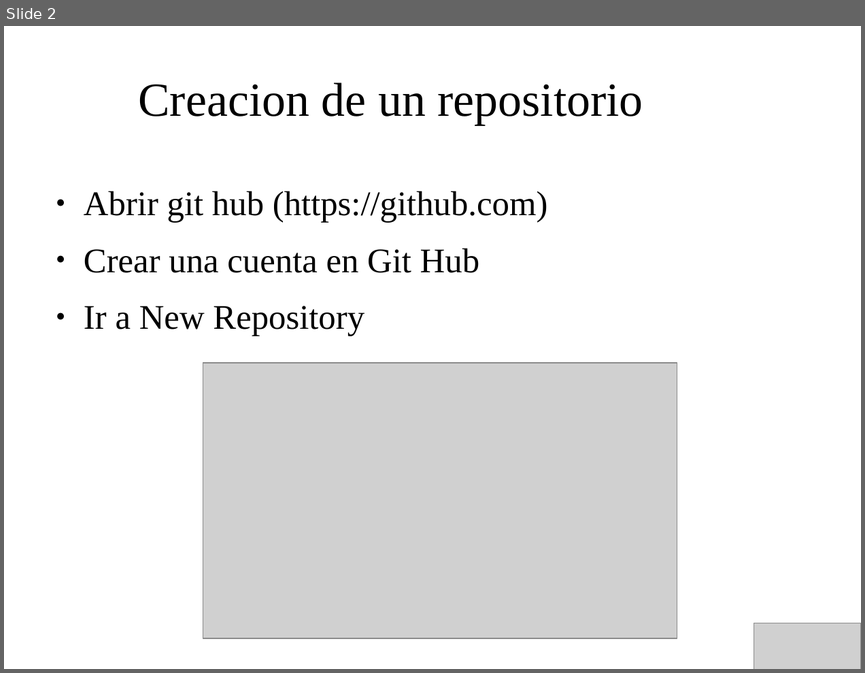
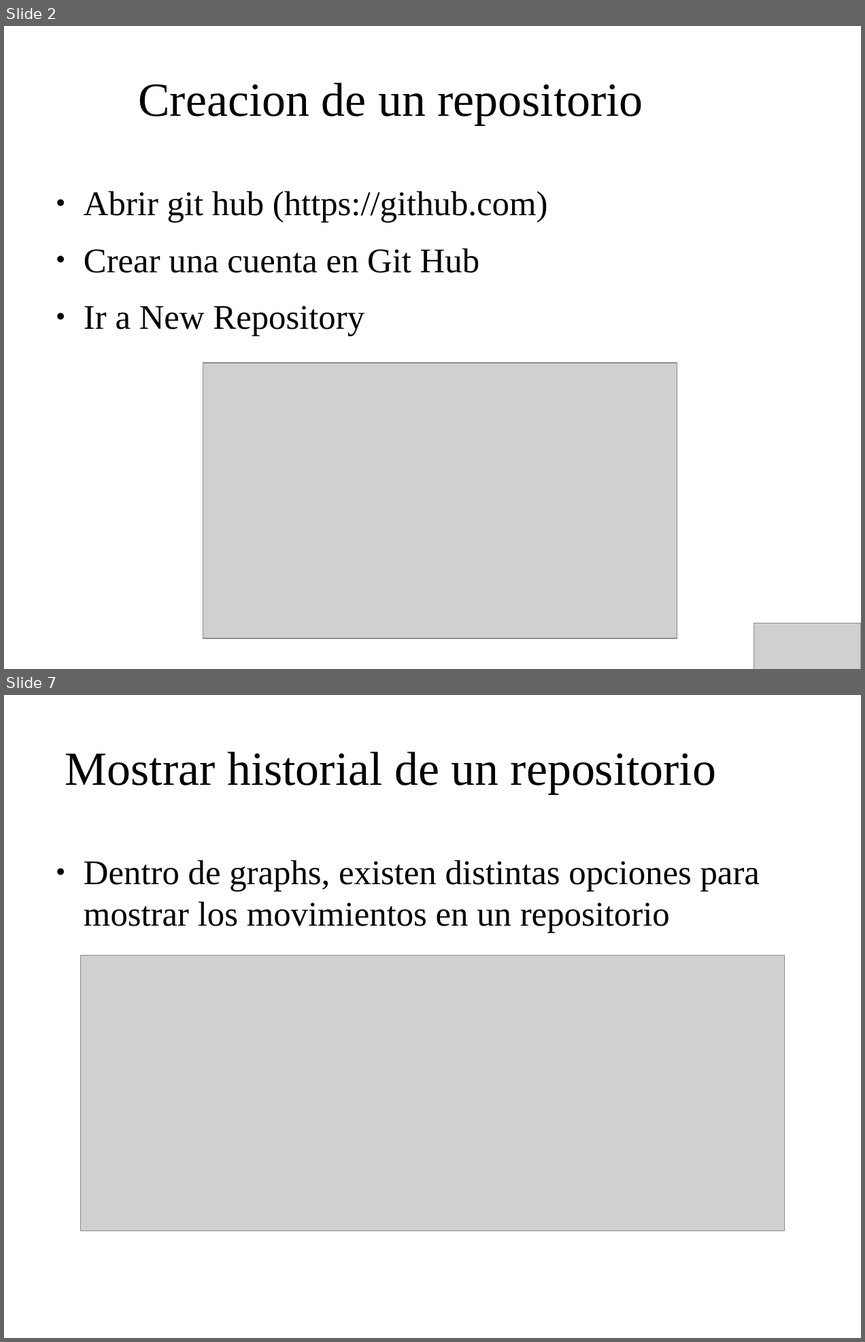
Before and after one commit to IllanPedro/Hardware, a slide deck: CursoGIT,GITHUB,SOURCETREE/Precentacion_GitHub.odp. Shown one above the other, each under a label of ours: slide 2 before the commit, slides 2 and 7 after it; the slides between them are not shown. The pictures are 865x673 and 865x1342 pixels, drawn with LibreOffice and Linux fonts; fonts in the diff are those of the drawing; grey boxes stand for pictures; background and template pictures are left out. Boxes give left, top, right and bottom in pixels: in the first picture for what was removed or moved away, otherwise in the second. Text is boxed around its words. In the diff, an @@ line names an element or a change of style, - is before the commit and + after.

```diff
--- a/CursoGIT,GITHUB,SOURCETREE/Precentacion_GitHub.odp
+++ b/CursoGIT,GITHUB,SOURCETREE/Precentacion_GitHub.odp
@@ slide 7 added at box(4, 695, 861, 1338), background picture (left out) @@
@@ title added at box(65, 751, 716, 794), 44 pt, text #000000 @@
+Mostrar historial de un repositorio
@@ text added at box(84, 860, 759, 932), 32 pt, text #000000 @@
+● Dentro de graphs, existen distintas opciones para mostrar los movimientos en un repositorio
@@ picture added at box(80, 955, 785, 1231) @@
```
Also in this commit, not shown: 5 other slides added, 1 slide removed, 1 other file.
